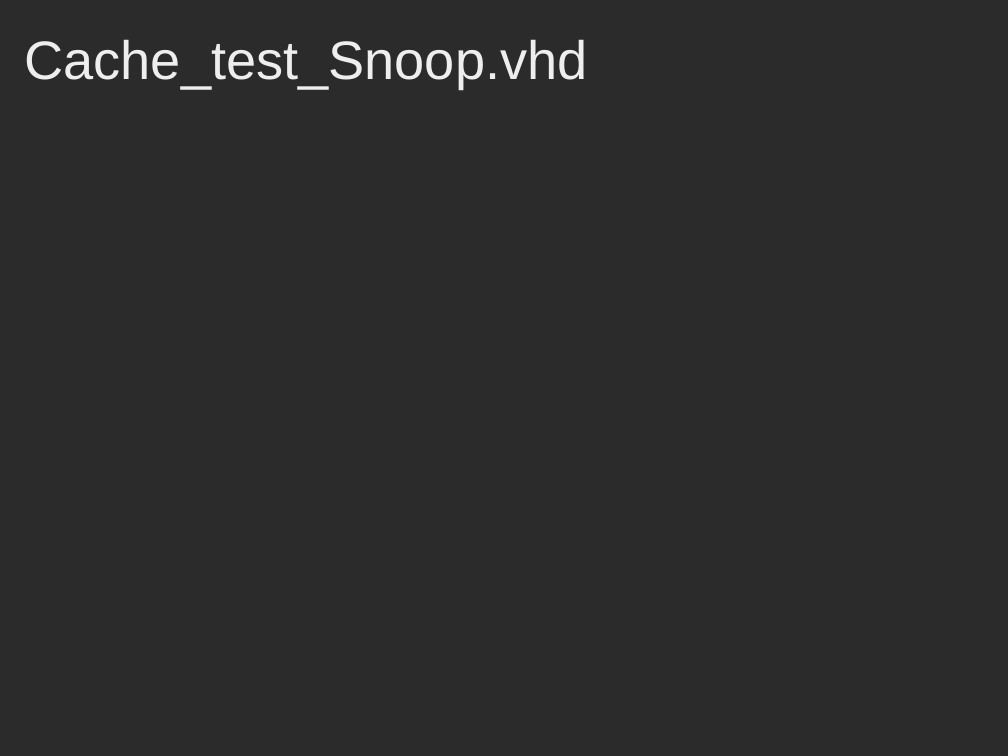
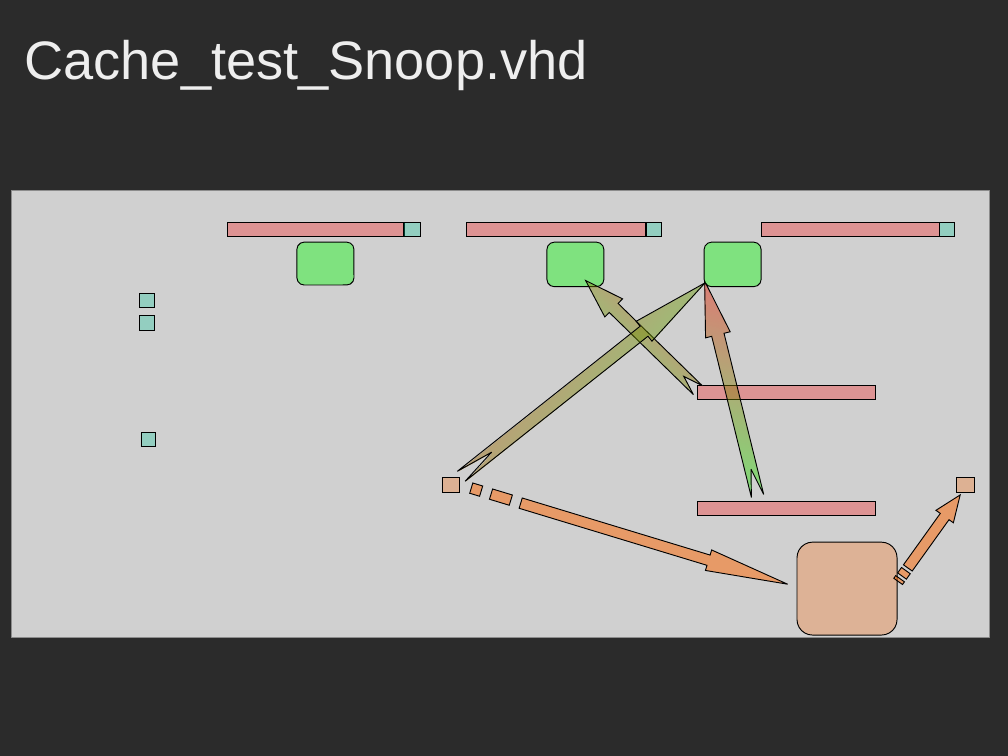
Before and after one commit to Muffo/dlxcache, a slide deck: slide 14 of Presentazione_Progetto_Cache.ppt. Drawn at 1008x756 pixels with LibreOffice and Linux fonts; fonts in the diff are those of the drawing; grey boxes stand for pictures; background and template pictures are left out; a plain dark background stands for a picture behind light text. Boxes give left, top, right and bottom in pixels: in the first picture for what was removed or moved away, otherwise in the second. Text is boxed around its words. In the diff, an @@ line names an element or a change of style, - is before the commit and + after.

```diff
--- a/Presentazione_Progetto_Cache.ppt
+++ b/Presentazione_Progetto_Cache.ppt
@@ picture added at <box>11,191,990,637</box> @@
@@ rectangle added at <box>228,222,405,237</box>, fill #FF0000 at 29% opacity, outline #000000 0.74 pt @@
@@ rectangle added at <box>403,222,421,237</box>, fill #00CC99 at 29% opacity, outline #000000 0.74 pt @@
@@ rectangle added at <box>466,222,645,237</box>, fill #FF0000 at 29% opacity, outline #000000 0.74 pt @@
@@ rectangle added at <box>647,222,661,237</box>, fill #00CC99 at 29% opacity, outline #000000 0.74 pt @@
@@ rectangle added at <box>761,222,940,237</box>, fill #FF0000 at 29% opacity, outline #000000 0.74 pt @@
@@ rectangle added at <box>940,222,954,237</box>, fill #00CC99 at 29% opacity, outline #000000 0.74 pt @@
@@ rounded rectangle added at <box>297,242,354,285</box>, fill #00FF00 at 39% opacity, outline #000000 0.74 pt @@
@@ rounded rectangle added at <box>547,242,604,287</box>, fill #00FF00 at 39% opacity, outline #000000 0.74 pt @@
@@ rounded rectangle added at <box>704,242,761,287</box>, fill #00FF00 at 39% opacity, outline #000000 0.74 pt @@
@@ rectangle added at <box>140,294,154,308</box>, fill #00CC99 at 29% opacity, outline #000000 0.74 pt @@
@@ freeform shape added at <box>453,274,713,487</box>, fill gradient #00FF00 to #FF0000, outline #000000 0.74 pt @@
@@ freeform shape added at <box>577,272,707,400</box>, fill gradient #00FF00 to #FF0000, outline #000000 0.74 pt @@
@@ freeform shape added at <box>693,278,770,499</box>, fill gradient #00FF00 to #FF0000, outline #000000 0.74 pt @@
@@ rectangle added at <box>140,316,154,330</box>, fill #00CC99 at 29% opacity, outline #000000 0.74 pt @@
@@ rectangle added at <box>697,385,876,399</box>, fill #FF0000 at 29% opacity, outline #000000 0.74 pt @@
@@ rectangle added at <box>141,433,155,447</box>, fill #00CC99 at 29% opacity, outline #000000 0.74 pt @@
@@ rectangle added at <box>442,478,460,493</box>, fill #FF6600 at 29% opacity, outline #000000 0.74 pt @@
@@ freeform shape added at <box>468,478,791,595</box>, fill #FF6600 at 50% opacity, outline #000000 0.74 pt @@
@@ rectangle added at <box>956,478,974,493</box>, fill #FF6600 at 29% opacity, outline #000000 0.74 pt @@
@@ rectangle added at <box>697,502,876,516</box>, fill #FF0000 at 29% opacity, outline #000000 0.74 pt @@
@@ freeform shape added at <box>889,489,968,588</box>, fill #FF6600 at 50% opacity, outline #000000 0.74 pt @@
@@ rounded rectangle added at <box>797,543,896,635</box>, fill #FF6600 at 28% opacity, outline #000000 0.74 pt @@
```
Also in this commit, not shown: 1 slide added, 1 slide removed, 2 other files.
